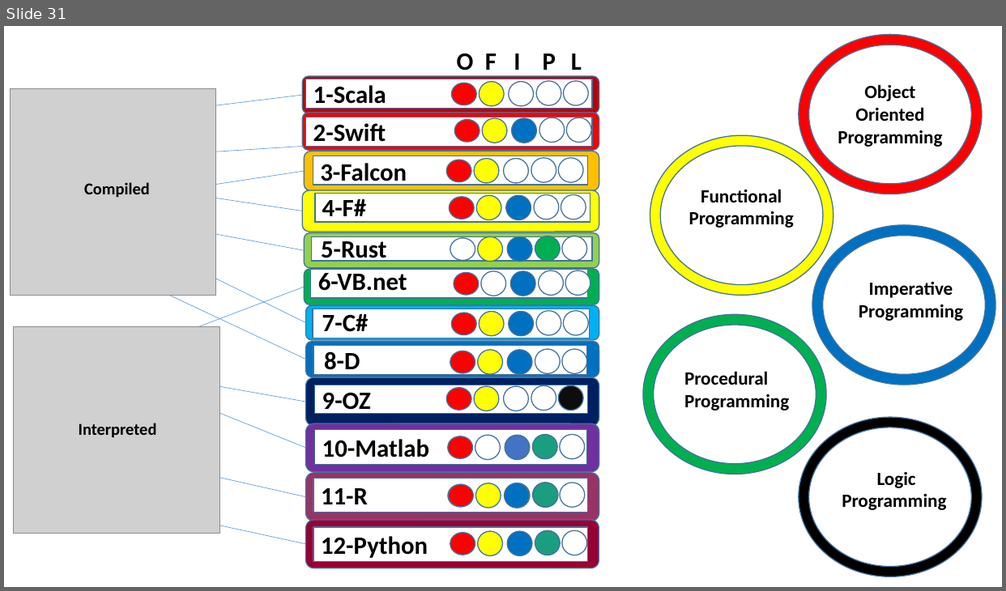
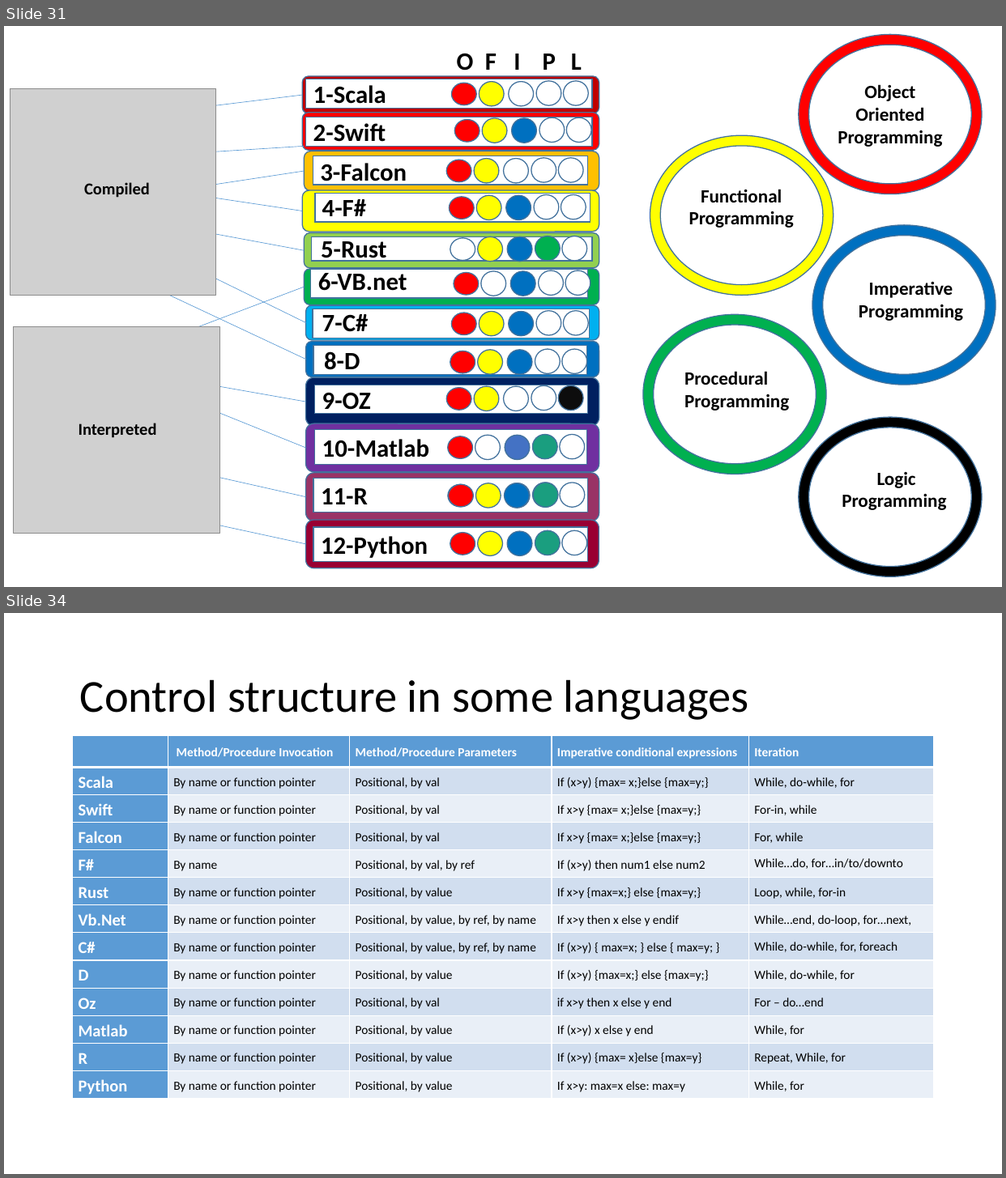
Before and after one commit to SharanGoharKhan/TPL-Project, a slide deck: TPL - May 10 - Updated Mehreen - Faisal.pptx. Shown one above the other, each under a label of ours: slide 31 before the commit, slides 31 and 34 after it; the slides between them are not shown. The pictures are 1006x591 and 1006x1178 pixels, drawn with LibreOffice and Linux fonts; fonts in the diff are those of the drawing; grey boxes stand for pictures. Boxes give left, top, right and bottom in pixels: in the first picture for what was removed or moved away, otherwise in the second. Text is boxed around its words. In the diff, an @@ line names an element or a change of style, - is before the commit and + after.

```diff
--- a/TPL - May 10 - Updated Mehreen - Faisal.pptx
+++ b/TPL - May 10 - Updated Mehreen - Faisal.pptx
@@ slide 34 added at bbox=[4, 613, 1002, 1174], background #FFFFFF @@
@@ title added at bbox=[80, 679, 749, 720], 44 pt, text #000000 @@
+Control structure in some languages
@@ table added at bbox=[73, 735, 933, 1099], 13 rows, 5 columns @@
+ | Method/Procedure Invocation | Method/Procedure Parameters | Imperative conditional expressions | Iteration
+Scala | By name or function pointer | Positional, by val | If (x>y) {max= x;}else {max=y;} | While, do-while, for
+Swift | By name or function pointer | Positional, by val | If x>y {max= x;}else {max=y;} | For-in, while
+Falcon | By name or function pointer | Positional, by val | If x>y {max= x;}else {max=y;} | For, while
+F# | By name | Positional, by val, by ref | If (x>y) then num1 else num2 | While…do, for…in/to/downto
+Rust | By name or function pointer | Positional, by value | If x>y {max=x;} else {max=y;} | Loop, while, for-in
+Vb.Net | By name or function pointer | Positional, by value, by ref, by name | If x>y then x else y endif | While…end, do-loop, for…next,
+C# | By name or function pointer | Positional, by value, by ref, by name | If (x>y) { max=x; } else { max=y; } | While, do-while, for, foreach
+D | By name or function pointer | Positional, by value | If (x>y) {max=x;} else {max=y;} | While, do-while, for
+Oz | By name or function pointer | Positional, by val | if x>y then x else y end | For – do…end
+Matlab | By name or function pointer | Positional, by value | If (x>y) x else y end | While, for
+R | By name or function pointer | Positional, by value | If (x>y) {max= x}else {max=y} | Repeat, While, for
+Python | By name or function pointer | Positional, by value | If x>y: max=x else: max=y | While, for
```
Also in this commit, not shown: 5 other slides added.
